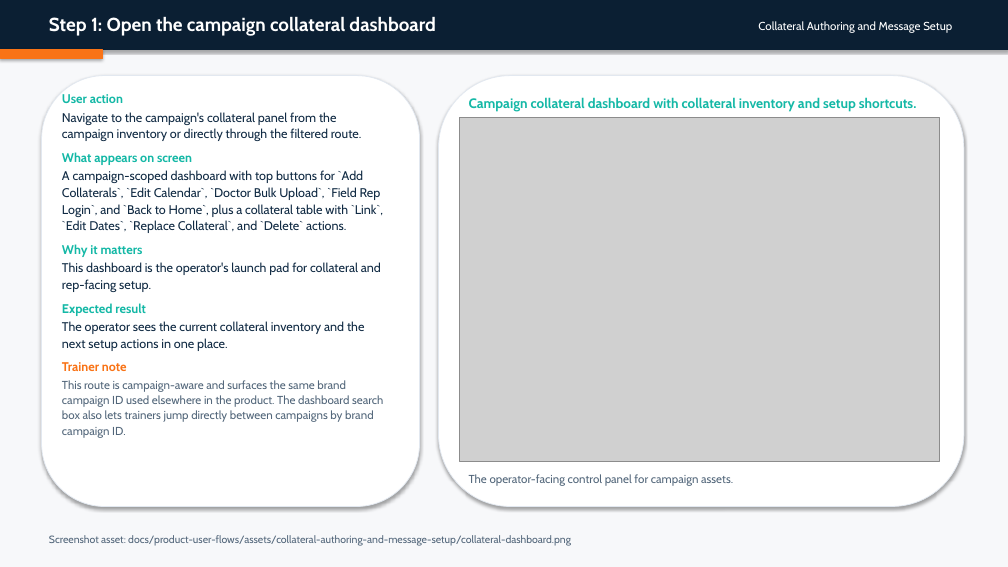
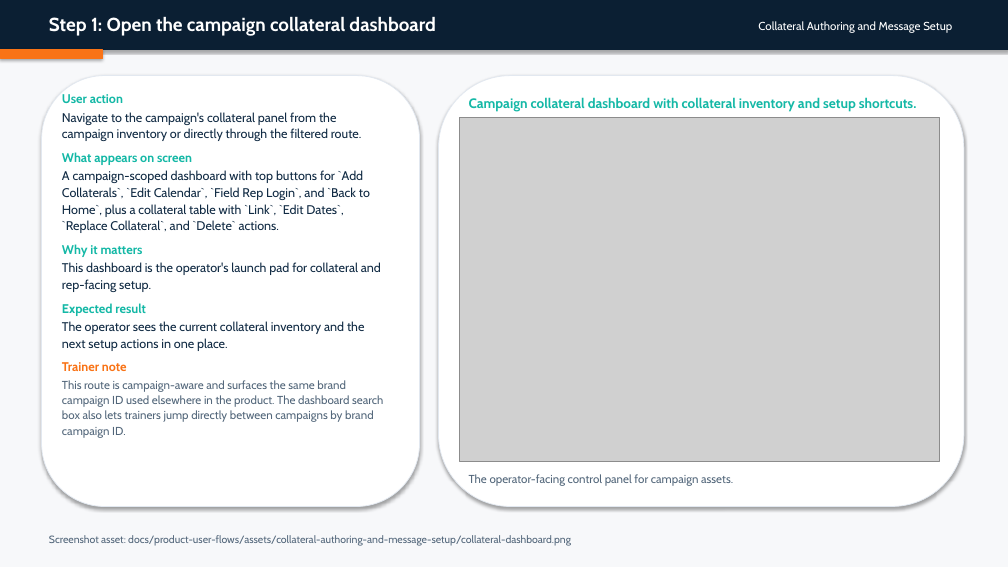
Before and after one commit to admin-masters/inclinic-education-system, a slide deck: slide 3 of output/doc/user-flow-decks/05-collateral-authoring-and-message-setup.pptx. Drawn at 1008x567 pixels with LibreOffice and Linux fonts; fonts in the diff are those of the drawing; grey boxes stand for pictures. Boxes give left, top, right and bottom in pixels: in the first picture for what was removed or moved away, otherwise in the second. Text is boxed around its words. In the diff, an @@ line names an element or a change of style, - is before the commit and + after.

Commit message:
simplify field rep login and doctor addition docs

```diff
--- a/output/doc/user-flow-decks/05-collateral-authoring-and-message-setup.pptx
+++ b/output/doc/user-flow-decks/05-collateral-authoring-and-message-setup.pptx
@@ text at [62, 170, 370, 233]: text changed @@
-A campaign-scoped dashboard with top buttons for `Add Collaterals`, `Edit Calendar`, `Doctor Bulk Upload`, `Field Rep Login`, and `Back to Home`, plus a collateral table with `Link`, `Edit Dates`, `Replace Collateral`, and `Delete` actions.
+A campaign-scoped dashboard with top buttons for `Add Collaterals`, `Edit Calendar`, `Field Rep Login`, and `Back to Home`, plus a collateral table with `Link`, `Edit Dates`, `Replace Collateral`, and `Delete` actions.
```
Also in this commit, not shown: 1 other slide changed, 23 other files.
